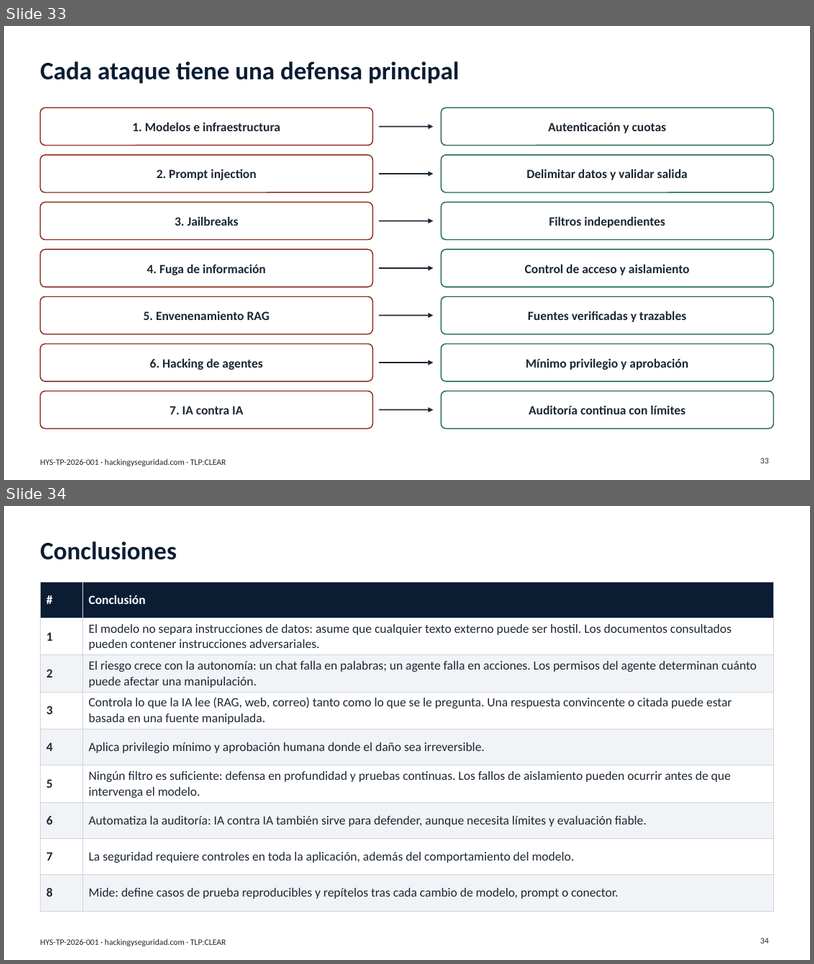
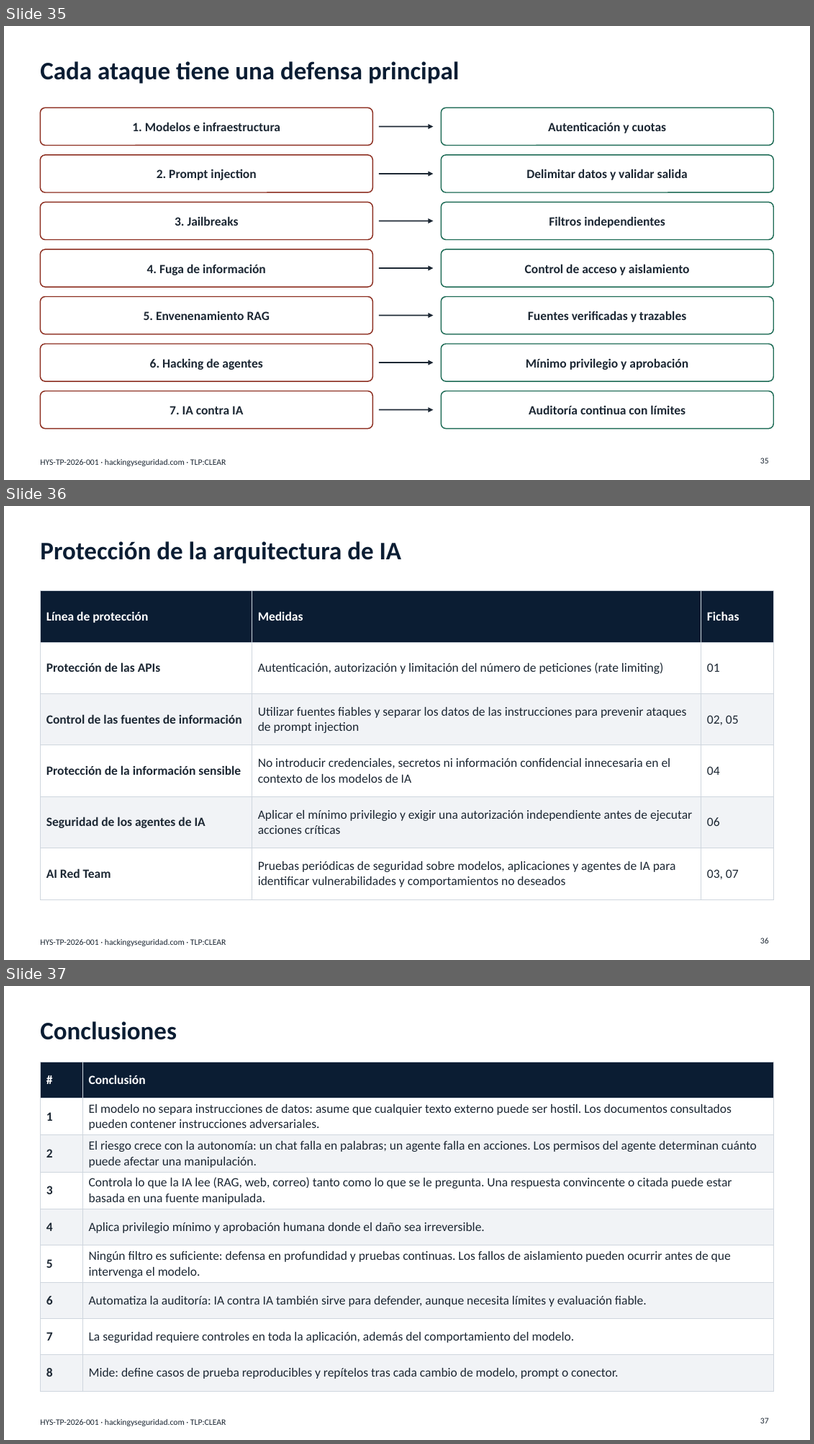
Before and after one commit to hackingyseguridad/hacking2ai, a slide deck: PPT_Hacking_IA_contra_IA.pptx. Shown one above the other, each under a label of ours: slides 33 and 34 before the commit, slides 35, 36 and 37 after it. The pictures are 814x964 and 814x1444 pixels, drawn with LibreOffice and Linux fonts; fonts in the diff are those of the drawing. Boxes give left, top, right and bottom in pixels: in the first picture for what was removed or moved away, otherwise in the second. Text is boxed around its words. In the diff, an @@ line names an element or a change of style, - is before the commit and + after.

```diff
--- a/PPT_Hacking_IA_contra_IA.pptx
+++ b/PPT_Hacking_IA_contra_IA.pptx
@@ slide 36 added at bbox=[4, 506, 810, 960], background #FFFFFF; not listed: 1 template element that a slide beside it also shows @@
@@ title added at bbox=[40, 541, 401, 564], 30 pt, text #0B1D33, bold @@
+Protección de la arquitectura de IA
@@ table added at bbox=[40, 591, 774, 899], 6 rows, 3 columns @@
+Línea de protección | Medidas | Fichas
+Protección de las APIs | Autenticación, autorización y limitación del número de peticiones (rate limiting) | 01
+Control de las fuentes de información | Utilizar fuentes fiables y separar los datos de las instrucciones para prevenir ataques de prompt injection | 02, 05
+Protección de la información sensible | No introducir credenciales, secretos ni información confidencial innecesaria en el contexto de los modelos de IA | 04
+Seguridad de los agentes de IA | Aplicar el mínimo privilegio y exigir una autorización independiente antes de ejecutar acciones críticas | 06
+AI Red Team | Pruebas periódicas de seguridad sobre modelos, aplicaciones y agentes de IA para identificar vulnerabilidades y comportamientos no deseados | 03, 07
@@ page number added at bbox=[761, 937, 769, 943], 10 pt, text #1C2733 @@
+36
@@ what was slide 33 is now slide 35 @@
@@ page number at bbox=[761, 457, 769, 463]: text changed @@
-33
+35
@@ what was slide 34 is now slide 37 @@
@@ page number at bbox=[761, 1417, 769, 1423]: text changed @@
-34
+37
```
Also in this commit, not shown: 5 slides changed, 2 other slides added, 1 other file.
